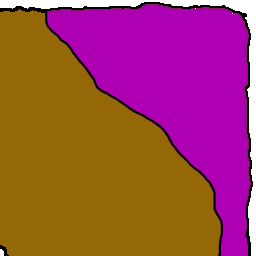
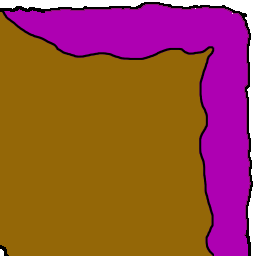
Layers edited between the first and the second 256×256 image:
painted on "NDL Left" over (2, 4, 251, 256)
